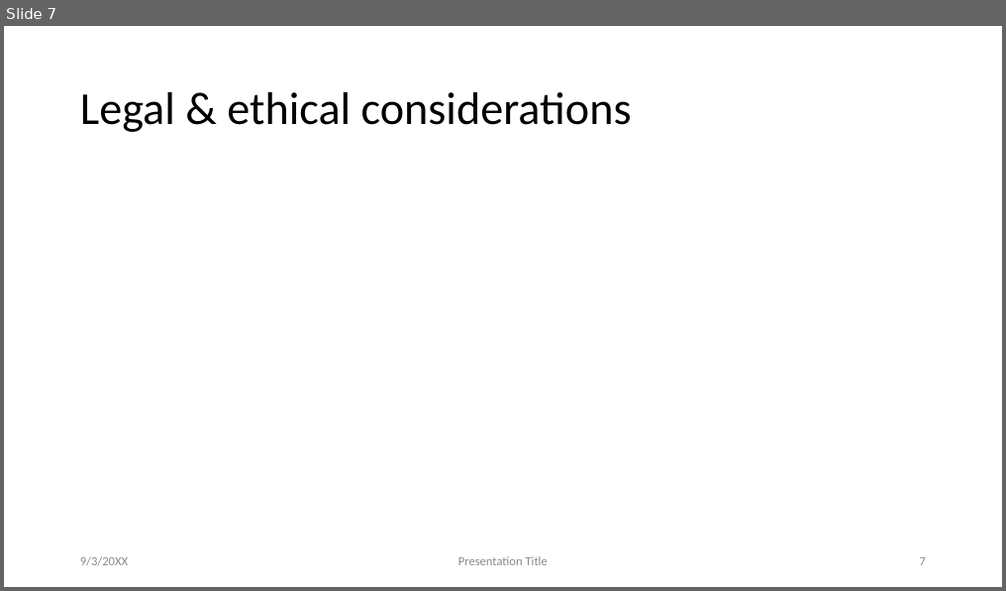
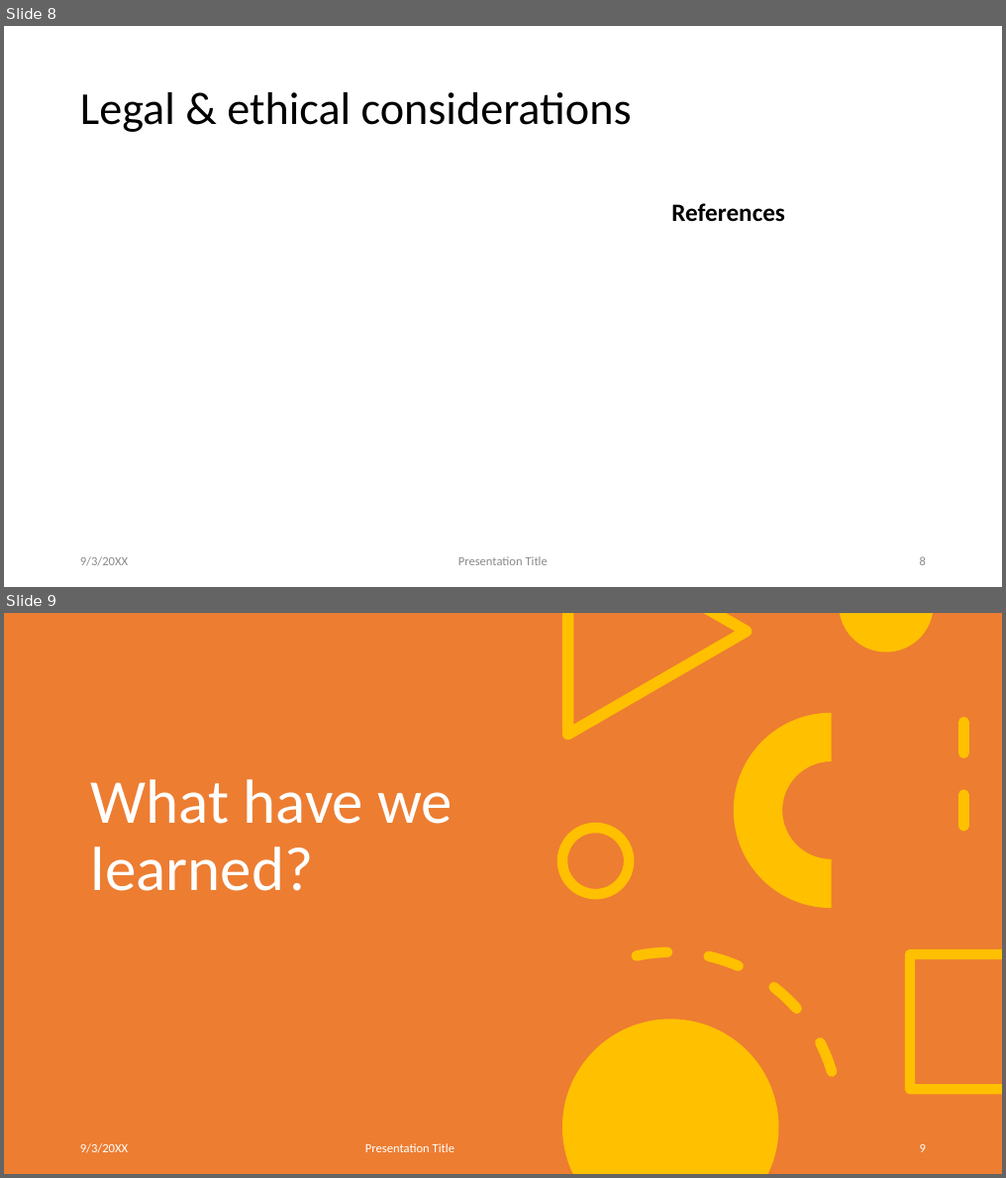
Before and after one commit to MinasFakhori/First-year-group-project, a slide deck: Presentation/pres.pptx. Shown one above the other, each under a label of ours: slide 7 before the commit, slides 8 and 9 after it. The pictures are 1006x591 and 1006x1178 pixels, drawn with LibreOffice and Linux fonts; fonts in the diff are those of the drawing. Boxes give left, top, right and bottom in pixels: in the first picture for what was removed or moved away, otherwise in the second. Text is boxed around its words. In the diff, an @@ line names an element or a change of style, - is before the commit and + after.

```diff
--- a/Presentation/pres.pptx
+++ b/Presentation/pres.pptx
@@ slide 9 added at box(4, 613, 1002, 1174), background #FFFFFF @@
@@ rectangle added at box(4, 613, 1002, 1174), fill #ED7D31 @@
@@ arc (boxed as its full ellipse) added at box(470, 613, 855, 915), outline #FFC000 10 pt dashed @@
@@ freeform shape added at box(562, 613, 751, 741), fill #FFC000 @@
@@ freeform shape added at box(840, 613, 933, 652), fill #FFC000 @@
@@ arch (boxed as its full ring) added at box(734, 713, 930, 908), fill #FFC000 @@
@@ line added from (963, 722) to (963, 853), #FFC000 10 pt dashed @@
@@ title added at box(91, 779, 452, 891), 60 pt, text #FFFFFF @@
+What have we learned?
@@ ellipse added at box(562, 828, 629, 894), outline #FFC000 10 pt @@
@@ arc (boxed as its full ellipse) added at box(473, 921, 871, 1174), outline #FFC000 10 pt dashed @@
@@ freeform shape added at box(905, 950, 1002, 1095), fill #FFC000 @@
@@ freeform shape added at box(562, 1020, 779, 1174), fill #FFC000 @@
@@ text added at box(80, 1144, 128, 1154), 12 pt, text #FFFFFF @@
+9/3/20XX
@@ text added at box(365, 1144, 454, 1153), 12 pt, text #FFFFFF @@
+Presentation Title
@@ page number added at box(920, 1145, 926, 1153), 12 pt, text #FFFFFF @@
+9
@@ what was slide 7 is now slide 8 @@
@@ slide 8 changed as well @@
@@ text added at box(671, 203, 785, 222), 24 pt, text #000000, bold @@
+References
@@ page number at box(920, 557, 926, 566): text changed @@
-7
+8
```
Also in this commit, not shown: 6 other slides changed, 3 other slides added, 2 slides removed.
